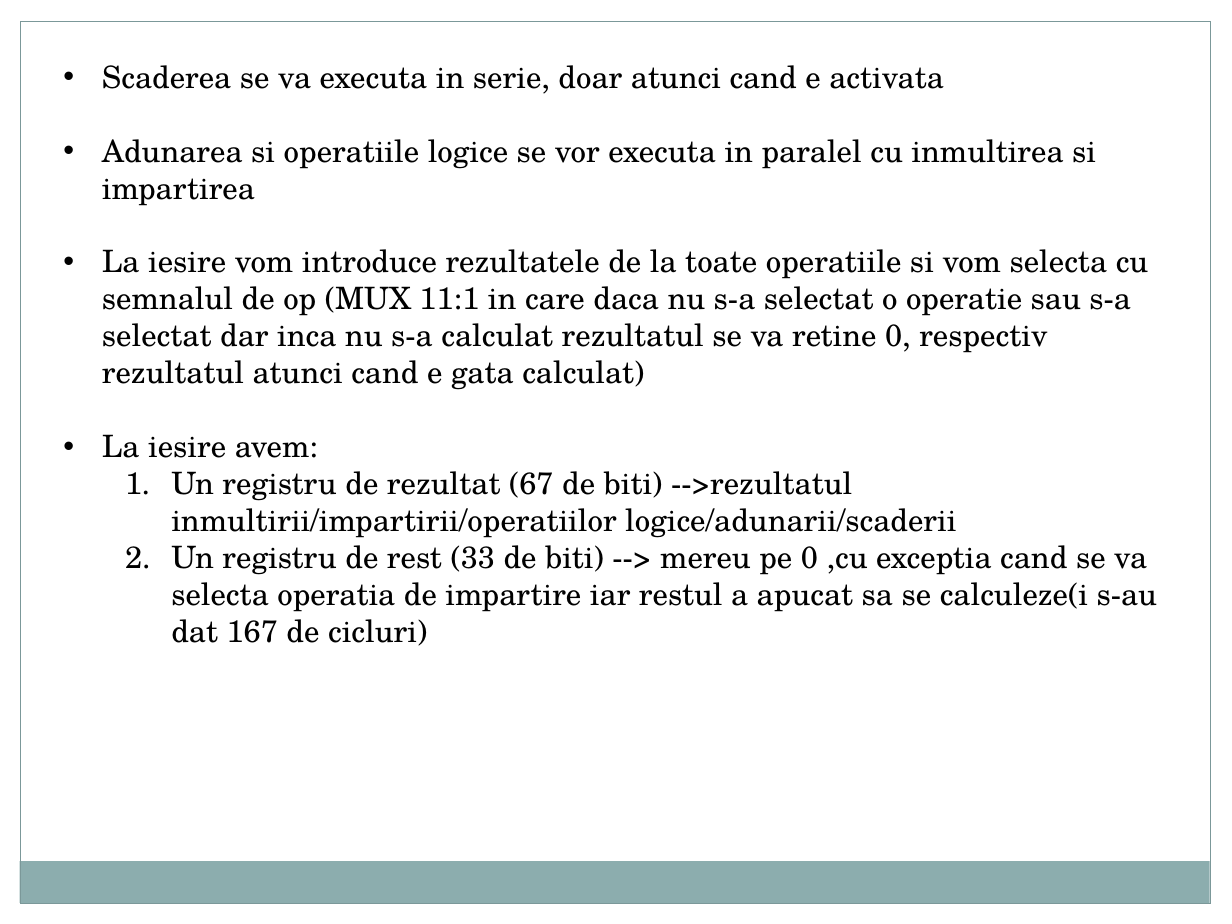
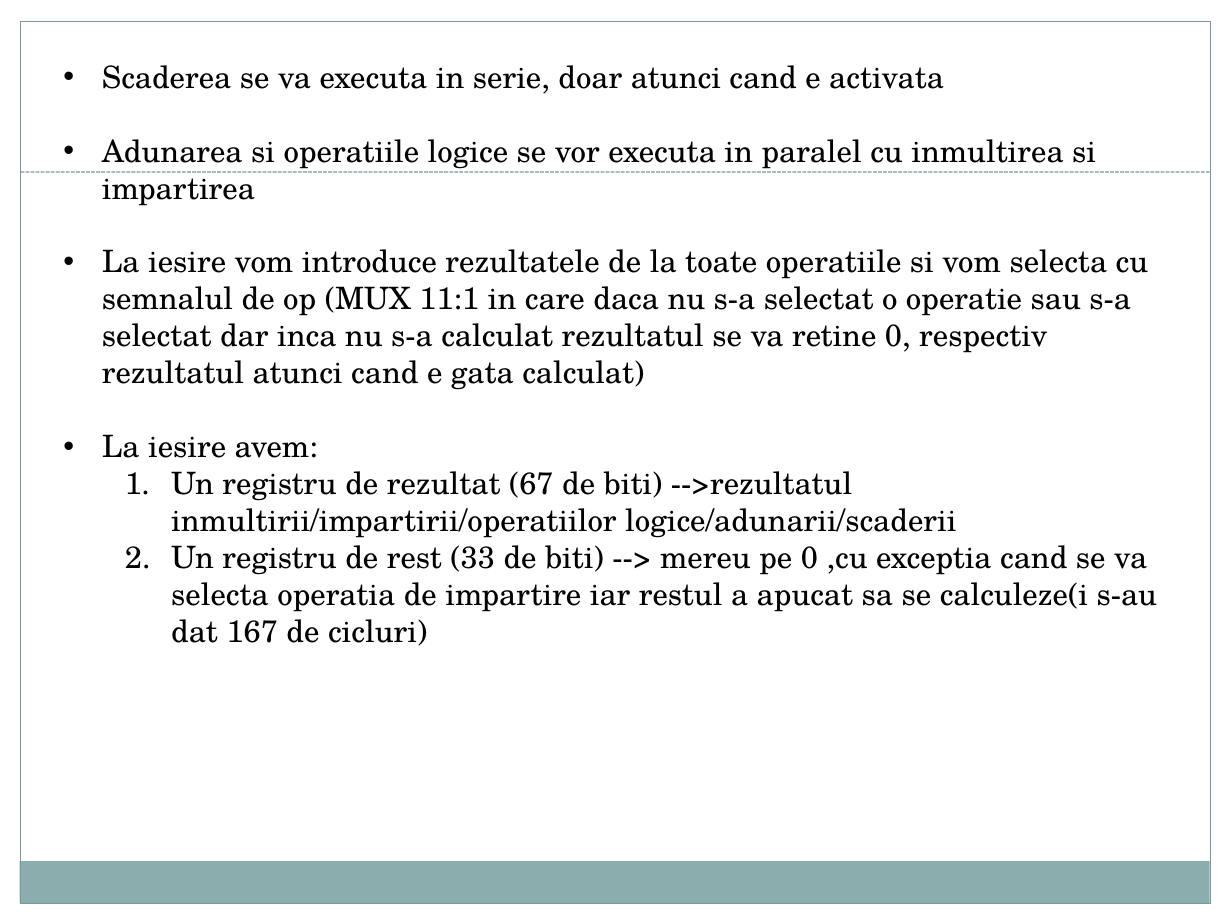
Before and after one commit to AndreiMuciu/Proiect-CN, a slide deck: slide 7 of Docs/Prezentare.pptx. Drawn at 1232x924 pixels with LibreOffice and Linux fonts; fonts in the diff are those of the drawing. Boxes give left, top, right and bottom in pixels: in the first picture for what was removed or moved away, otherwise in the second. Text is boxed around its words. In the diff, an @@ line names an element or a change of style, - is before the commit and + after.

```diff
--- a/Docs/Prezentare.pptx
+++ b/Docs/Prezentare.pptx
@@ line added from (21, 172) to (1211, 172), #7C999A 0.75 pt dashed @@
```
Also in this commit, not shown: 8 other slides changed.
